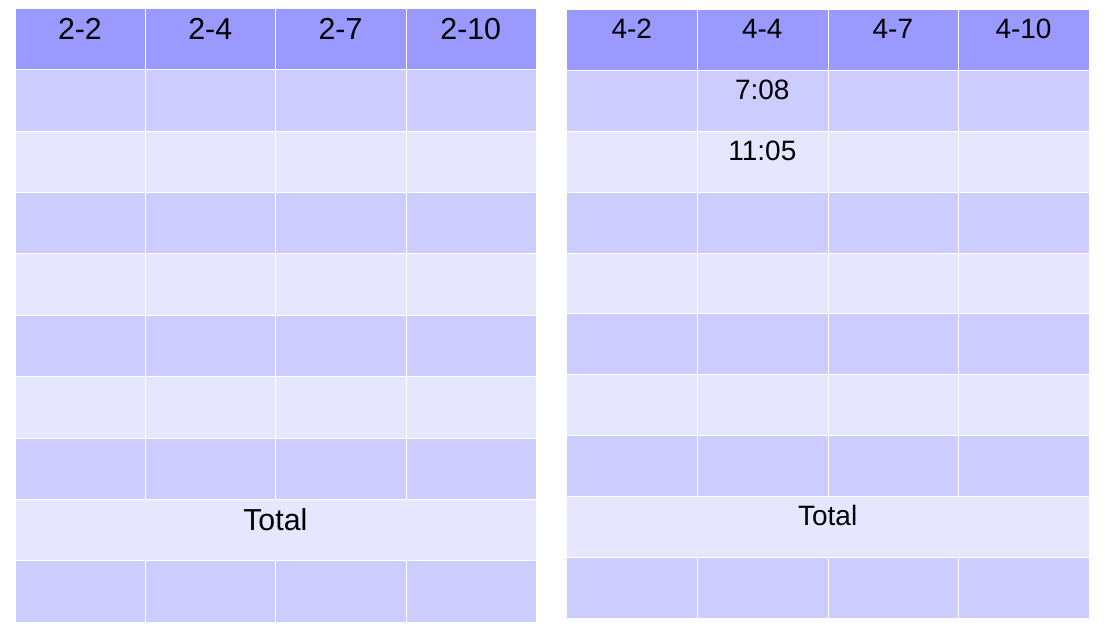
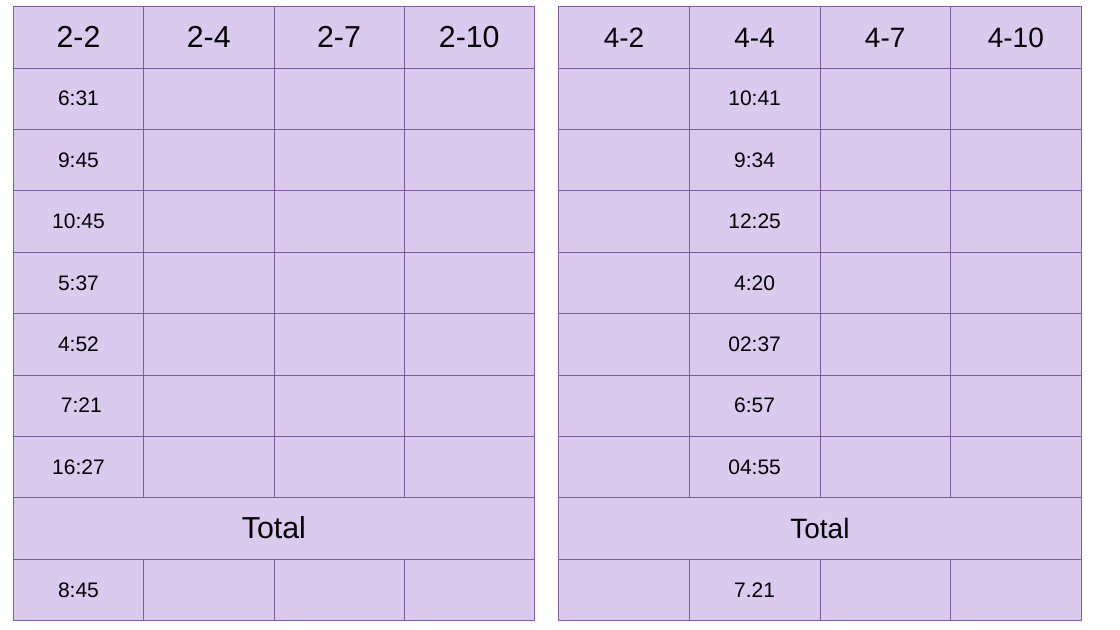
Before and after one commit to Jisha-George/AutonomousRoboticSystem, a slide deck: slide 2 of Test.pptx. Drawn at 1120x630 pixels with LibreOffice and Linux fonts; fonts in the diff are those of the drawing. Boxes give left, top, right and bottom in pixels: in the first picture for what was removed or moved away, otherwise in the second. Text is boxed around its words. In the diff, an @@ line names an element or a change of style, - is before the commit and + after.

```diff
--- a/Test.pptx
+++ b/Test.pptx
@@ table at <box>13,7,534,621</box> @@
-row 2, column 1: 
+row 2, column 1: 6:31
-row 3, column 1: 
+row 3, column 1: 9:45
-row 4, column 1: 
+row 4, column 1: 10:45
-row 5, column 1: 
+row 5, column 1: 5:37
-row 6, column 1: 
+row 6, column 1: 4:52
-row 7, column 1: 
+row 7, column 1: 7:21
-row 8, column 1: 
+row 8, column 1: 16:27
-row 10, column 1: 
+row 10, column 1: 8:45
@@ fill #9999FF to none in row 1 @@
@@ fill #CCCCFF to none in 5 cells @@
@@ fill #E6E6FF to none in 4 cells @@
@@ borders changed @@
@@ table at <box>559,7,1081,621</box> @@
-row 2, column 2: 7:08
+row 2, column 2: 10:41
-row 3, column 2: 11:05
+row 3, column 2: 9:34
-row 4, column 2: 
+row 4, column 2: 12:25
-row 5, column 2: 
+row 5, column 2: 4:20
-row 6, column 2: 
+row 6, column 2: 02:37
-row 7, column 2: 
+row 7, column 2: 6:57
-row 8, column 2: 
+row 8, column 2: 04:55
-row 10, column 2: 
+row 10, column 2: 7.21
@@ fill #9999FF to none in row 1 @@
@@ fill #CCCCFF to none in 5 cells @@
@@ fill #E6E6FF to none in 4 cells @@
@@ borders changed @@
@@ table: place and size @@
-table at <box>566,9,1088,618</box>
+table at <box>559,7,1081,621</box>
```
Also in this commit, not shown: 2 other slides changed, 3 slides added, 1 other file.
